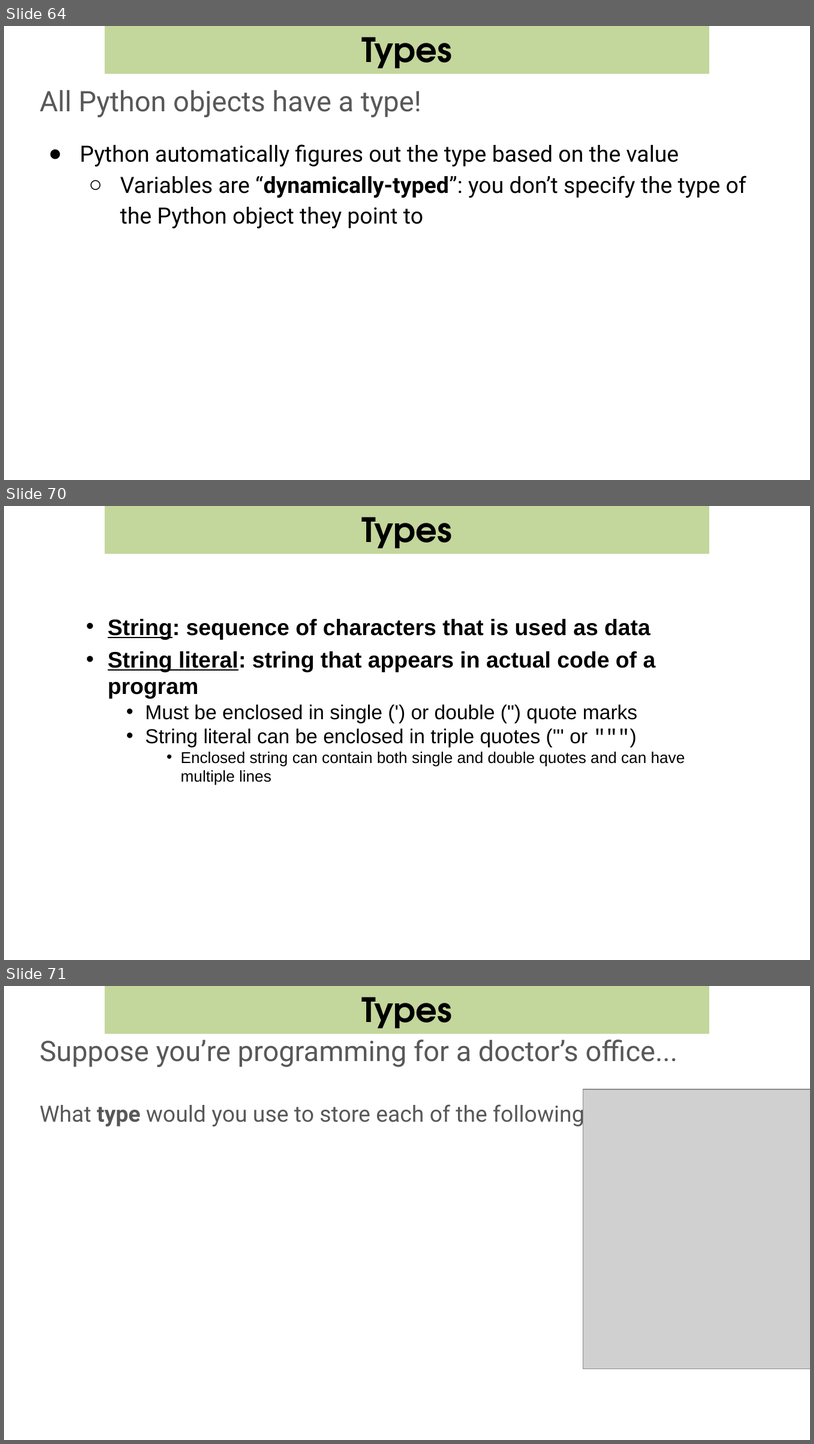
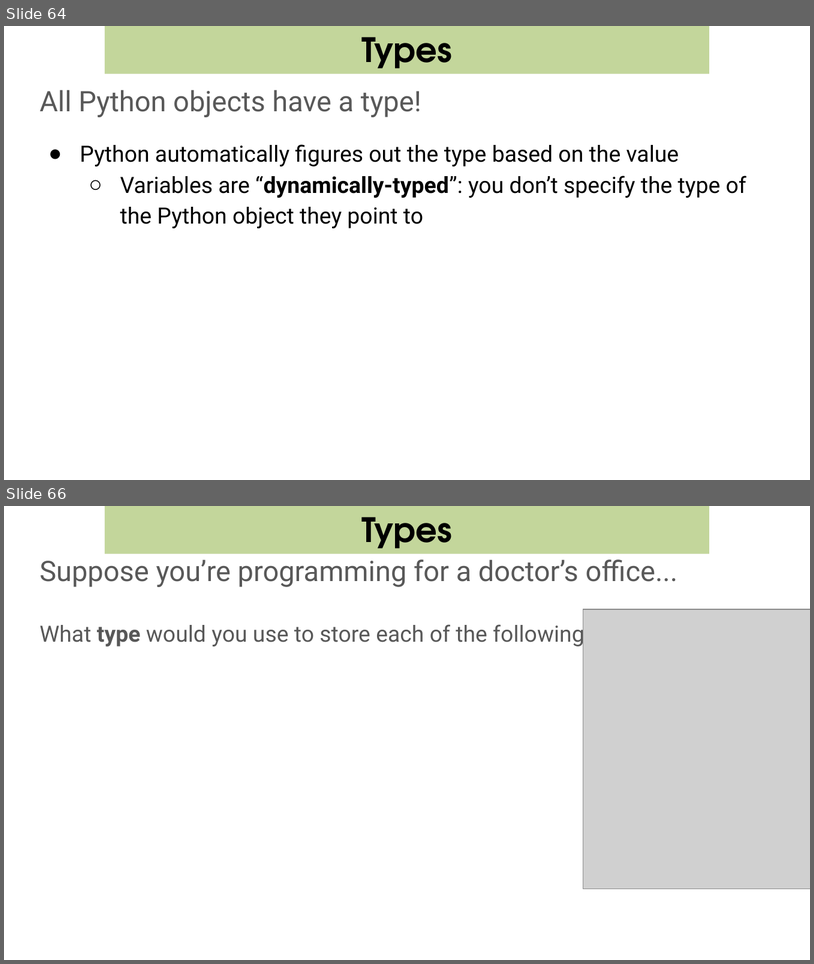
Before and after one commit to csbridge/csbridge2020, a slide deck: docs/slides/IntroPython_Variable_Math_RandomNumbers.pptx. Shown one above the other, each under a label of ours: slides 64, 70 and 71 before the commit, slides 64 and 66 after it; the slides between them are not shown. The pictures are 814x1444 and 814x964 pixels, drawn with LibreOffice and Linux fonts; fonts in the diff are those of the drawing; grey boxes stand for pictures. Boxes give left, top, right and bottom in pixels: in the first picture for what was removed or moved away, otherwise in the second. Text is boxed around its words. In the diff, an @@ line names an element or a change of style, - is before the commit and + after.

```diff
--- a/docs/slides/IntroPython_Variable_Math_RandomNumbers.pptx
+++ b/docs/slides/IntroPython_Variable_Math_RandomNumbers.pptx
@@ slide 70 removed at <box>4,506,810,960</box>, background #FFFFFF @@
@@ rectangle removed at <box>105,506,710,553</box> @@
@@ text removed at <box>362,517,452,556</box> @@
-Types
@@ text removed at <box>108,619,686,785</box> @@
-• String: sequence of characters that is used as data
-• String literal: string that appears in actual code of a program
-  • Must be enclosed in single (') or double (") quote marks
-  • String literal can be enclosed in triple quotes (''' or """)
-    • Enclosed string can contain both single and double quotes and can have multiple lines
@@ what was slide 71 is now slide 66 @@
```
Also in this commit, not shown: 2 slides changed, 22 other slides removed, 1 other file.
